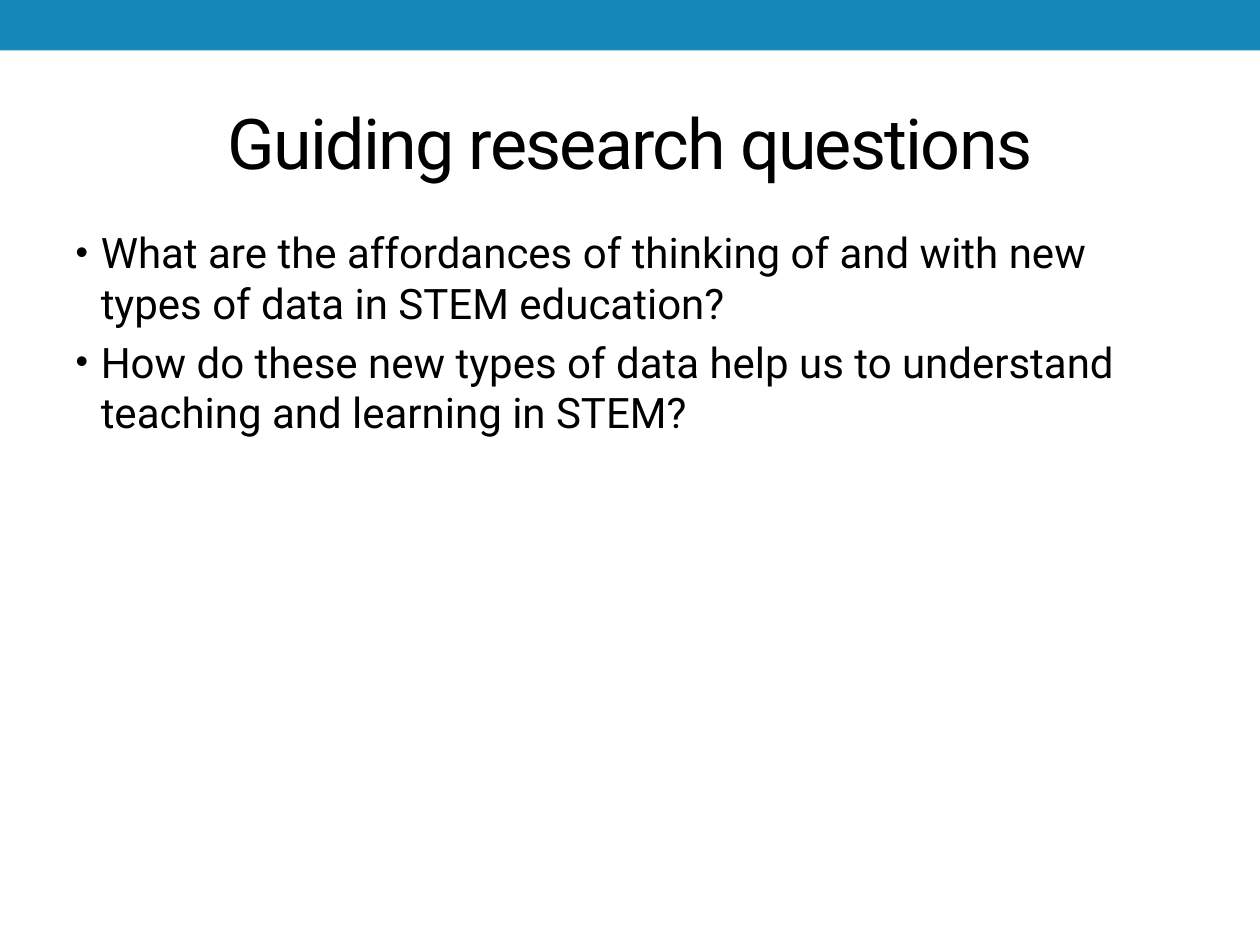
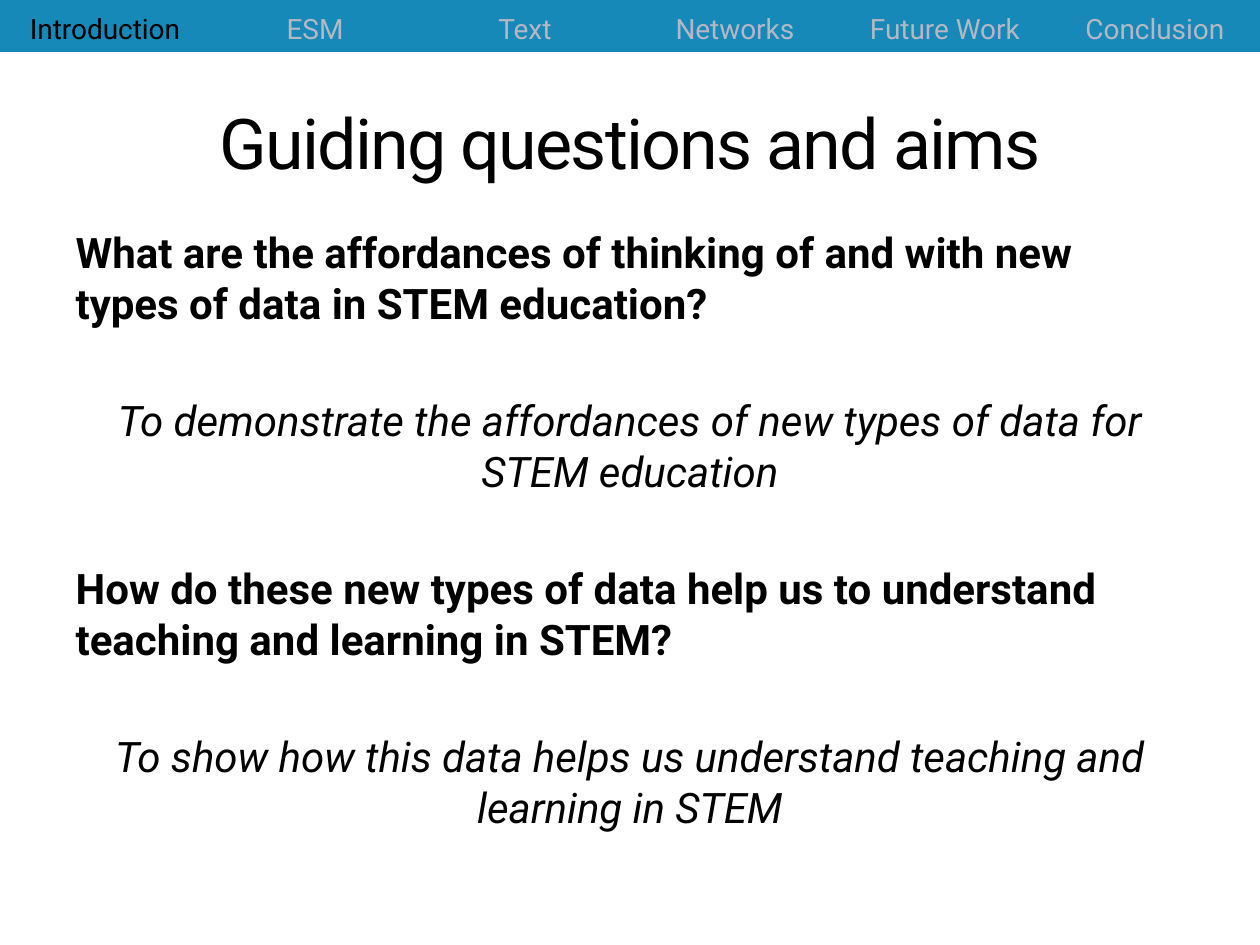
Before and after one commit to jrosen48/job-talk, a slide deck: slide 5 of 2018-1-15-Rosenberg-UT-Knoxville-talk.pptx. Drawn at 1260x945 pixels with LibreOffice and Linux fonts; fonts in the diff are those of the drawing. Boxes give left, top, right and bottom in pixels: in the first picture for what was removed or moved away, otherwise in the second. Text is boxed around its words. In the diff, an @@ line names an element or a change of style, - is before the commit and + after.

```diff
--- a/2018-1-15-Rosenberg-UT-Knoxville-talk.pptx
+++ b/2018-1-15-Rosenberg-UT-Knoxville-talk.pptx
@@ table added at box(0, 0, 1260, 53), 1 rows, 6 columns @@
+Introduction | ESM | Text | Networks | Future Work | Conclusion
@@ title at box(220, 116, 1040, 184): text changed @@
-Guiding research questions
+Guiding questions and aims
@@ text at box(76, 236, 1096, 664): bold on in "What are the affordances of thinking of ...", "How do these new types of data ..."; bullet • to none @@
@@ text at box(118, 404, 1141, 488): paragraph added @@
+To demonstrate the affordances of new types of data for STEM education
@@ text at box(115, 740, 1144, 832): paragraph added @@
+To show how this data helps us understand teaching and learning in STEM
```
Also in this commit, not shown: 33 other slides changed, 20 slides added, 6 slides removed, 2 other files.
